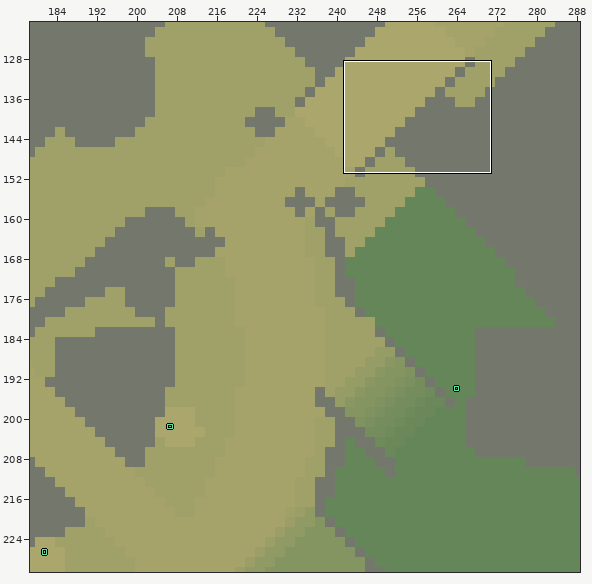
Two states of a LDtk project, game/content/maps/world.ldtk. Above, an overview of the earlier version with the close-up marked.
Close-up. As it was:
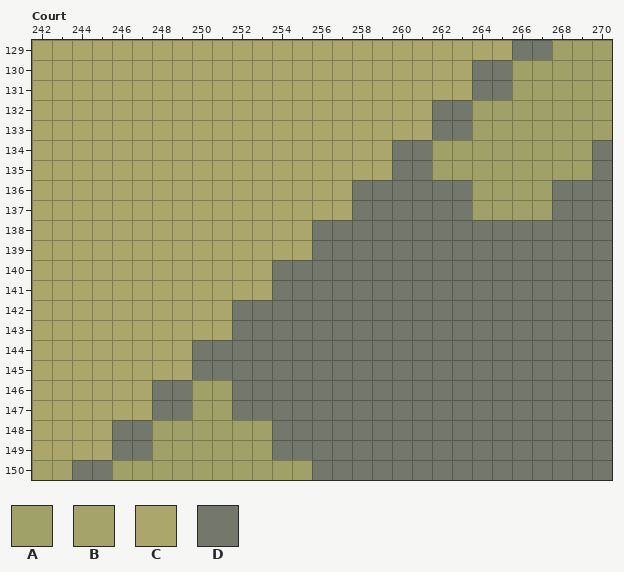
Cells are 10x10 px. Shown: Court x 242..270, y 129..150. The commit also changed other parts of the map, which this record leaves out.
Key: from "Height": A 37 "t37", B 38 "t38", C 39 "t39"; from "Terrain": D 1 "rock".
_ is an empty cell, # one hidden under a higher layer.
Layers that did not change in this view are not listed.
Layer "Height" before, first column x 242:
129 CCCCCCCCCCCCCCCCCCCCCCCC##AAA
130 CCCCCCCCCCCCCCCCCCCCCC##AAAAA
131 CCCCCCCCCCCCCCCCCCCCCC##AAAAA
132 CCCCCCCCCCCCCCCCCCCC##AAAAAAA
133 CCCCCCCCCCCCCCCCCCCC##AAAAAAA
134 CCCCCCCCCCCCCCCCCC##AAAAAAAA#
135 CCCCCCCCCCCCCCCCCC##AAAAAAAA#
136 CCCCCCCCCCCCCCCC######AAAA###
137 CCCCCCCCCCCCCCCC######AAAA###
138 CCCCCCCCCCCCCC###############
139 CCCCCCCCCCCCCC###############
140 CCCCCCCCCCCC#################
141 CCCCCCCCCCCC#################
142 CCCCCCCCCC###################
143 CCCCCCCCCC###################
144 CCCCCCCC#####################
145 CCCCCCCC#####################
146 CCCCCC##AA###################
147 CCCCCC##AA###################
148 CCCC##AAAAAA#################
149 CCCC##AAAAAA#################
150 BB##AAAAAAAAAA###############
Layer "Terrain" before, first column x 242:
129 ________________________DD___
130 ______________________DD_____
131 ______________________DD_____
132 ____________________DD_______
133 ____________________DD_______
134 __________________DD________D
135 __________________DD________D
136 ________________DDDDDD____DDD
137 ________________DDDDDD____DDD
138 ______________DDDDDDDDDDDDDDD
139 ______________DDDDDDDDDDDDDDD
140 ____________DDDDDDDDDDDDDDDDD
141 ____________DDDDDDDDDDDDDDDDD
142 __________DDDDDDDDDDDDDDDDDDD
143 __________DDDDDDDDDDDDDDDDDDD
144 ________DDDDDDDDDDDDDDDDDDDDD
145 ________DDDDDDDDDDDDDDDDDDDDD
146 ______DD__DDDDDDDDDDDDDDDDDDD
147 ______DD__DDDDDDDDDDDDDDDDDDD
148 ____DD______DDDDDDDDDDDDDDDDD
149 ____DD______DDDDDDDDDDDDDDDDD
150 __DD__________DDDDDDDDDDDDDDD
After the commit:
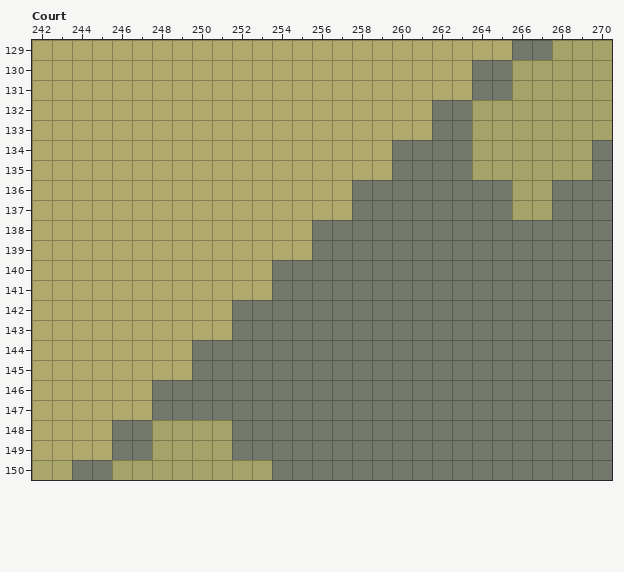
Edits made:
{"where": "layer \"Height\""}
{"y":134,"x":262,"old":"AA","new":"##"}
{"y":135,"x":262,"old":"AA","new":"##"}
{"y":136,"x":264,"old":"AA","new":"##"}
{"y":137,"x":264,"old":"AA","new":"##"}
{"y":146,"x":250,"old":"AA","new":"##"}
{"y":147,"x":250,"old":"AA","new":"##"}
{"y":148,"x":252,"old":"AA","new":"##"}
{"y":149,"x":252,"old":"AA","new":"##"}
{"y":150,"x":254,"old":"AA","new":"##"}
{"where": "layer \"Terrain\""}
{"y":134,"x":262,"old":"__","new":"DD"}
{"y":135,"x":262,"old":"__","new":"DD"}
{"y":136,"x":264,"old":"__","new":"DD"}
{"y":137,"x":264,"old":"__","new":"DD"}
{"y":146,"x":250,"old":"__","new":"DD"}
{"y":147,"x":250,"old":"__","new":"DD"}
{"y":148,"x":252,"old":"__","new":"DD"}
{"y":149,"x":252,"old":"__","new":"DD"}
{"y":150,"x":254,"old":"__","new":"DD"}
{"label":"changed","picture_box":[432,140,512,220]}
{"label":"changed","picture_box":[192,380,312,480]}
